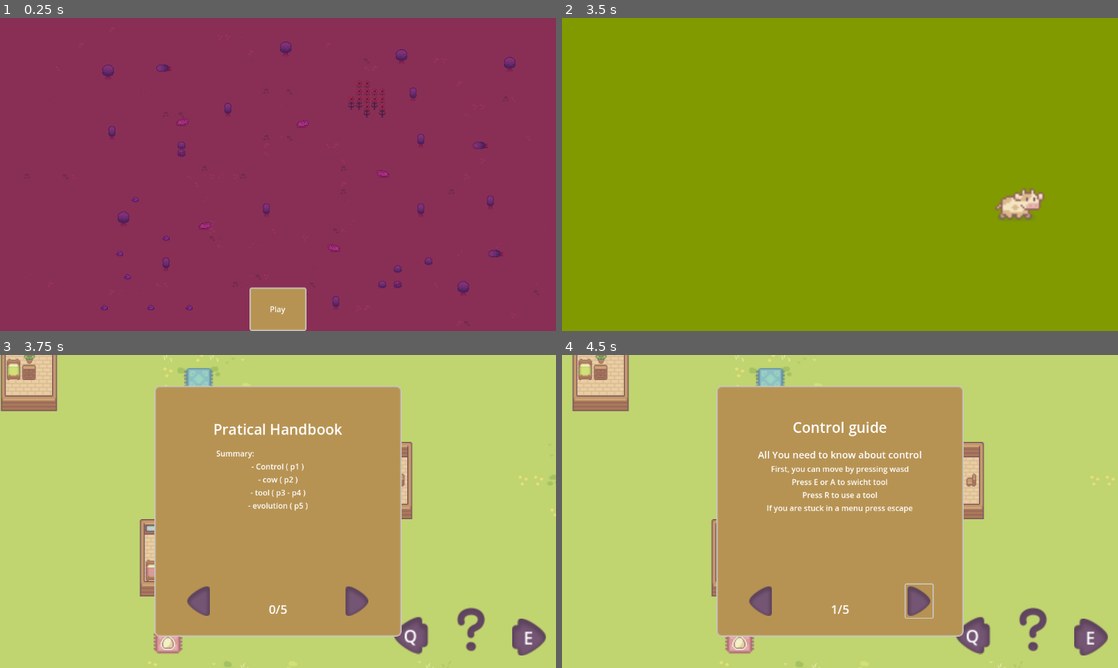
Above: before the commit, frames 1-4 (two rows, left to right).
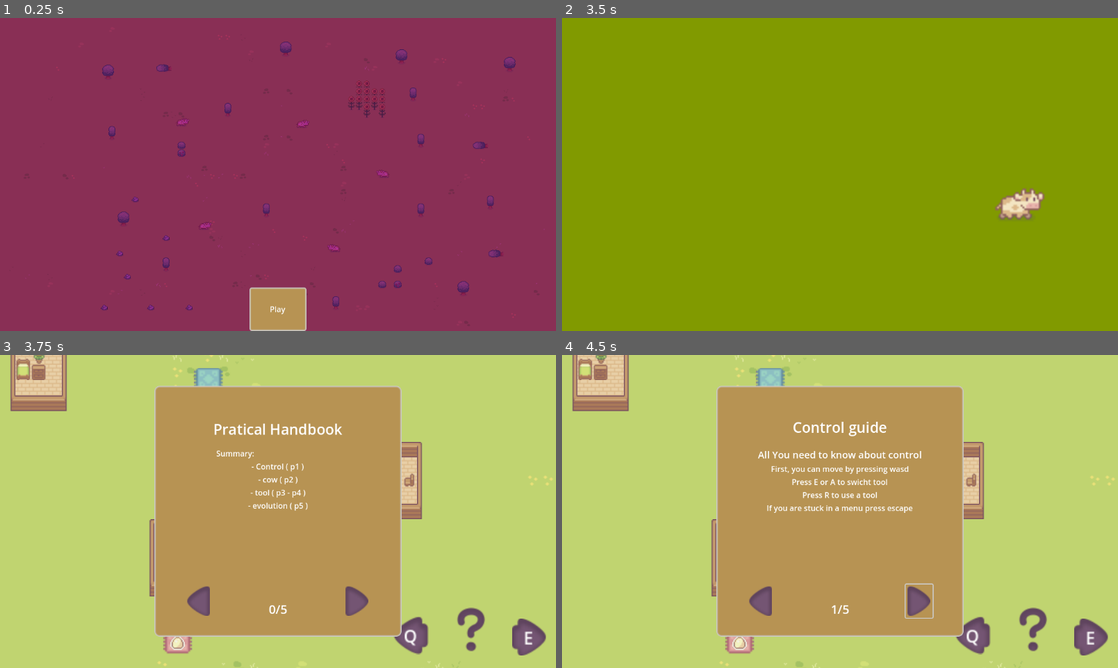
Above: after the commit, the same moments.

Repository: sentinelle28/cowherder
Game: Godot game, scene res://scene/scene_2d/main_menu/main_menu.tscn
The game is run twice, just before and just after one commit, with the same random seed, the same clock (stepped at 60 frames per second) and the same inputs.
Inputs (mouse positions are in pixels of both pictures, inside the frame that each line leads up to):
- Up to frame 1 (0.25 s): no input
- Up to frame 2 (3.5 s): click "Play" at 0.5 s; click "Play" at 1.25 s; hold Right (ui_right) 2.03-2.78 s; tap E (next_tool) at 2.1 s; hold Down (ui_down) from 2.78 s (still down); tap Q (previous_tool) at 2.85 s
- Up to frame 3 (3.75 s): release Down (ui_down) at 3.53 s; hold Right (ui_right) from 3.53 s (still down); tap R (use_tool) at 3.6 s
- Up to frame 4 (4.5 s): release Right (ui_right) at 4.25 s; click (917, 602) at 4.25 s

Frames 1-2 are identical in both runs. In frame 3, 3.2% of the frame differs, in the area x 0-100%, y 0-100%; in frame 4, nothing differs.
Error after the commit: Invalid call. Nonexistent function 'instanciate' in base 'PackedScene'. (res://autolaud/shop_related/Shop_offer.gd:4)

Commit message:
added content for the game

Diff:
--- a/autolaud/shop_related/Shop_offer.gd
+++ b/autolaud/shop_related/Shop_offer.gd
@@ -1,7 +1,16 @@
 extends Node
 
 
-var list_of_possible_good:Array[Food] = []
+var list_of_possible_good:Array[Food] = [
+load("res://component/shoprelated/librarie/egg.tscn").instanciate(),
+load("res://component/shoprelated/librarie/watering_can.tscn").instanciate(),
+load("res://component/shoprelated/librarie/axe.tscn").instanciate(),
+load("res://component/shoprelated/librarie/hoe.tscn").instanciate(),
+load("res://component/shoprelated/librarie/rock.tscn").instanciate(),
+load("res://component/shoprelated/librarie/log.tscn").instanciate(),
+load("res://component/shoprelated/librarie/grass.tscn").instanciate()
+
+]
 
 func get_new_good()->Food:
 	return list_of_possible_good.pick_random()
--- a/component/caracter/player/player.gd
+++ b/component/caracter/player/player.gd
@@ -21,7 +21,7 @@
 
 
 func _move()->void:
-	var direction:Vector2 = Input.get_vector("ui_left","ui_right","ui_up","ui_down")
+	var direction:Vector2 = Input.get_vector("move_left","move_right","move_up","move_down")
 	velocity = direction*speed
 	_change_sprite(direction)
 
--- a/component/label_prefab/label_prefab.tscn
+++ b/component/label_prefab/label_prefab.tscn
@@ -1,6 +1,21 @@
 [gd_scene load_steps=5 format=3 uid="uid://bo6clyswd8vhl"]
 
 [ext_resource type="Script" path="res://component/label_prefab/label_prefab.gd" id="1_kgwcp"]
+
+[sub_resource type="Animation" id="Animation_uqaax"]
+length = 0.001
+tracks/0/type = "value"
+tracks/0/imported = false
+tracks/0/enabled = true
+tracks/0/path = NodePath(".:self_modulate")
+tracks/0/interp = 1
+tracks/0/loop_wrap = true
+tracks/0/keys = {
+"times": PackedFloat32Array(0),
+"transitions": PackedFloat32Array(1),
+"update": 0,
+"values": [Color(1, 1, 1, 1)]
+}
 
 [sub_resource type="Animation" id="Animation_4ydow"]
 resource_name = "vanish"
@@ -16,21 +31,6 @@
 "transitions": PackedFloat32Array(1, 1),
 "update": 0,
 "values": [Color(1, 1, 1, 1), Color(1, 1, 1, 0)]
-}
-
-[sub_resource type="Animation" id="Animation_uqaax"]
-length = 0.001
-tracks/0/type = "value"
-tracks/0/imported = false
-tracks/0/enabled = true
-tracks/0/path = NodePath(".:self_modulate")
-tracks/0/interp = 1
-tracks/0/loop_wrap = true
-tracks/0/keys = {
-"times": PackedFloat32Array(0),
-"transitions": PackedFloat32Array(1),
-"update": 0,
-"values": [Color(1, 1, 1, 1)]
 }
 
 [sub_resource type="AnimationLibrary" id="AnimationLibrary_r2l6p"]
--- a/component/map_related/fence.tscn
+++ b/component/map_related/fence.tscn
@@ -1,43 +1,52 @@
-[gd_scene load_steps=4 format=3 uid="uid://bprnnxjrqdjns"]
+[gd_scene load_steps=5 format=3 uid="uid://bprnnxjrqdjns"]
 
 [ext_resource type="Texture2D" uid="uid://bjq8nhwq7dgr3" path="res://asset/Sprout Lands - Sprites - Basic pack/Sprout Lands - Sprites - Basic pack/Tilesets/Fences.png" id="1_hq2fa"]
+
+[sub_resource type="PhysicsMaterial" id="PhysicsMaterial_b836x"]
 
 [sub_resource type="TileSetAtlasSource" id="TileSetAtlasSource_q4523"]
 texture = ExtResource("1_hq2fa")
 0:0/0 = 0
 0:0/0/terrain_set = 0
 0:0/0/terrain = 0
+0:0/0/physics_layer_0/polygon_0/points = PackedVector2Array(-8, -8, 8, -8, 8, 8, -8, 8)
 0:0/0/terrains_peering_bit/bottom_side = 0
 1:0/0 = 0
 1:0/0/terrain_set = 0
 1:0/0/terrain = 0
+1:0/0/physics_layer_0/polygon_0/points = PackedVector2Array(-8, -8, 8, -8, 8, 8, -8, 8)
 1:0/0/terrains_peering_bit/right_side = 0
 1:0/0/terrains_peering_bit/bottom_side = 0
 2:0/0 = 0
 2:0/0/terrain_set = 0
 2:0/0/terrain = 0
+2:0/0/physics_layer_0/polygon_0/points = PackedVector2Array(-8, -8, 8, -8, 8, 8, -8, 8)
 2:0/0/terrains_peering_bit/right_side = 0
 2:0/0/terrains_peering_bit/bottom_side = 0
 2:0/0/terrains_peering_bit/left_side = 0
 3:0/0 = 0
 3:0/0/terrain_set = 0
 3:0/0/terrain = 0
+3:0/0/physics_layer_0/polygon_0/points = PackedVector2Array(-8, -8, 8, -8, 8, 8, -8, 8)
 3:0/0/terrains_peering_bit/bottom_side = 0
 3:0/0/terrains_peering_bit/left_side = 0
 0:1/0 = 0
 0:1/0/terrain_set = 0
 0:1/0/terrain = 0
+0:1/0/physics_layer_0/polygon_0/points = PackedVector2Array(-8, -8, 8, -8, 8, 8, -8, 8)
 0:1/0/terrains_peering_bit/bottom_side = 0
 0:1/0/terrains_peering_bit/top_side = 0
 1:1/0 = 0
 1:1/0/terrain_set = 0
 1:1/0/terrain = 0
+1:1/0/physics_layer_0/polygon_0/points = PackedVector2Array(-8, -8, 8, -8, 8, 8, -8, 8)
 1:1/0/terrains_peering_bit/right_side = 0
 1:1/0/terrains_peering_bit/bottom_side = 0
 1:1/0/terrains_peering_bit/top_side = 0
 2:1/0 = 0
 2:1/0/terrain_set = 0
 2:1/0/terrain = 0
+2:1/0/physics_layer_0/polygon_0/points = PackedVector2Array(-8, -8, 8, -8, 8, 8, -8, 8)
 2:1/0/terrains_peering_bit/right_side = 0
 2:1/0/terrains_peering_bit/bottom_side = 0
 2:1/0/terrains_peering_bit/left_side = 0
@@ -45,47 +54,59 @@
 3:1/0 = 0
 3:1/0/terrain_set = 0
 3:1/0/terrain = 0
+3:1/0/physics_layer_0/polygon_0/points = PackedVector2Array(-8, -8, 8, -8, 8, 8, -8, 8)
 3:1/0/terrains_peering_bit/bottom_side = 0
 3:1/0/terrains_peering_bit/left_side = 0
 3:1/0/terrains_peering_bit/top_side = 0
 0:2/0 = 0
 0:2/0/terrain_set = 0
 0:2/0/terrain = 0
+0:2/0/physics_layer_0/polygon_0/points = PackedVector2Array(-8, -8, 8, -8, 8, 8, -8, 8)
 0:2/0/terrains_peering_bit/top_side = 0
 1:2/0 = 0
 1:2/0/terrain_set = 0
 1:2/0/terrain = 0
+1:2/0/physics_layer_0/polygon_0/points = PackedVector2Array(-8, -8, 8, -8, 8, 8, -8, 8)
 1:2/0/terrains_peering_bit/right_side = 0
 1:2/0/terrains_peering_bit/top_side = 0
 2:2/0 = 0
 2:2/0/terrain_set = 0
 2:2/0/terrain = 0
+2:2/0/physics_layer_0/polygon_0/points = PackedVector2Array(-8, -8, 8, -8, 8, 8, -8, 8)
 2:2/0/terrains_peering_bit/right_side = 0
 2:2/0/terrains_peering_bit/left_side = 0
 2:2/0/terrains_peering_bit/top_side = 0
 3:2/0 = 0
 3:2/0/terrain_set = 0
 3:2/0/terrain = 0
+3:2/0/physics_layer_0/polygon_0/points = PackedVector2Array(-8, -8, 8, -8, 8, 8, -8, 8)
 3:2/0/terrains_peering_bit/left_side = 0
 3:2/0/terrains_peering_bit/top_side = 0
 0:3/0 = 0
 0:3/0/terrain_set = 0
 0:3/0/terrain = 0
+0:3/0/physics_layer_0/polygon_0/points = PackedVector2Array(-8, -8, 8, -8, 8, 8, -8, 8)
 1:3/0 = 0
 1:3/0/terrain_set = 0
 1:3/0/terrain = 0
+1:3/0/physics_layer_0/polygon_0/points = PackedVector2Array(-8, -8, 8, -8, 8, 8, -8, 8)
 1:3/0/terrains_peering_bit/right_side = 0
 2:3/0 = 0
 2:3/0/terrain_set = 0
 2:3/0/terrain = 0
+2:3/0/physics_layer_0/polygon_0/points = PackedVector2Array(-8, -8, 8, -8, 8, 8, -8, 8)
 2:3/0/terrains_peering_bit/right_side = 0
 2:3/0/terrains_peering_bit/left_side = 0
 3:3/0 = 0
 3:3/0/terrain_set = 0
 3:3/0/terrain = 0
+3:3/0/physics_layer_0/polygon_0/points = PackedVector2Array(-8, -8, 8, -8, 8, 8, -8, 8)
 3:3/0/terrains_peering_bit/left_side = 0
 
 [sub_resource type="TileSet" id="TileSet_persq"]
+physics_layer_0/collision_layer = 2
+physics_layer_0/collision_mask = 2
+physics_layer_0/physics_material = SubResource("PhysicsMaterial_b836x")
 terrain_set_0/mode = 0
 terrain_set_0/terrain_0/name = "Terrain 0"
 terrain_set_0/terrain_0/color = Color(0.5, 0.34375, 0.25, 1)
--- /dev/null
+++ b/component/shoprelated/librarie/axe.tscn
@@ -0,0 +1,13 @@
+[gd_scene load_steps=3 format=3 uid="uid://b06spsh4eb0iw"]
+
+[ext_resource type="PackedScene" uid="uid://c3btijymqmr1r" path="res://component/shoprelated/prefab_for_objet/food_template.tscn" id="1_4i6sn"]
+[ext_resource type="Texture2D" uid="uid://cgj61f3kmwv5y" path="res://asset/Sprout Lands - Sprites - Basic pack/Sprout Lands - Sprites - Basic pack/Objects/Basic_tools_and_meterials.png" id="2_w3rgc"]
+
+[node name="axe" instance=ExtResource("1_4i6sn")]
+texture = ExtResource("2_w3rgc")
+hframes = 3
+vframes = 2
+frame = 1
+food_name = "axe"
+color = Color(0, 0.678431, 0, 1)
+price = 15
--- /dev/null
+++ b/component/shoprelated/librarie/chest.tscn
@@ -0,0 +1,12 @@
+[gd_scene load_steps=3 format=3 uid="uid://6kb688vvljen"]
+
+[ext_resource type="PackedScene" uid="uid://c3btijymqmr1r" path="res://component/shoprelated/prefab_for_objet/food_template.tscn" id="1_xwmce"]
+[ext_resource type="Texture2D" uid="uid://c4qjakffyfil4" path="res://asset/Sprout Lands - Sprites - Basic pack/Sprout Lands - Sprites - Basic pack/Objects/Chest.png" id="2_ol3jl"]
+
+[node name="chest" instance=ExtResource("1_xwmce")]
+texture = ExtResource("2_ol3jl")
+hframes = 5
+vframes = 2
+food_name = "chest"
+color = Color(0.526909, 0.21327, 0, 1)
+price = 20
--- /dev/null
+++ b/component/shoprelated/librarie/chest_stall.tscn
@@ -0,0 +1,13 @@
+[gd_scene load_steps=3 format=3 uid="uid://c8mfetyurgvgt"]
+
+[ext_resource type="PackedScene" uid="uid://bx73ctemcsgl3" path="res://component/shoprelated/stall/buying_stall.tscn" id="1_linv7"]
+[ext_resource type="PackedScene" uid="uid://6kb688vvljen" path="res://component/shoprelated/librarie/chest.tscn" id="2_ojw6b"]
+
+[node name="chest_stall" instance=ExtResource("1_linv7")]
+is_permanent = true
+
+[node name="chest" parent="stock" index="0" instance=ExtResource("2_ojw6b")]
+
+[node name="chest2" parent="stock" index="1" instance=ExtResource("2_ojw6b")]
+
+[node name="chest3" parent="stock" index="2" instance=ExtResource("2_ojw6b")]
--- /dev/null
+++ b/component/shoprelated/librarie/grass.tscn
@@ -0,0 +1,12 @@
+[gd_scene load_steps=3 format=3 uid="uid://cr2kkefponuaj"]
+
+[ext_resource type="PackedScene" uid="uid://c3btijymqmr1r" path="res://component/shoprelated/prefab_for_objet/food_template.tscn" id="1_hdjic"]
+[ext_resource type="Texture2D" uid="uid://bejqpn4vr2f84" path="res://asset/Sprout Lands - Sprites - Basic pack/Sprout Lands - Sprites - Basic pack/Objects/Simple_Milk_and_grass_item.png" id="2_v1elg"]
+
+[node name="grass" instance=ExtResource("1_hdjic")]
+texture = ExtResource("2_v1elg")
+hframes = 4
+frame = 3
+food_name = "grass"
+color = Color(5.53504e-07, 0.299281, 6.257e-07, 1)
+price = 5
--- /dev/null
+++ b/component/shoprelated/librarie/hoe.tscn
@@ -0,0 +1,12 @@
+[gd_scene load_steps=3 format=3 uid="uid://c70pok82ajkyw"]
+
+[ext_resource type="PackedScene" uid="uid://c3btijymqmr1r" path="res://component/shoprelated/prefab_for_objet/food_template.tscn" id="1_atdsi"]
+[ext_resource type="Texture2D" uid="uid://cgj61f3kmwv5y" path="res://asset/Sprout Lands - Sprites - Basic pack/Sprout Lands - Sprites - Basic pack/Objects/Basic_tools_and_meterials.png" id="2_1n8hx"]
+
+[node name="hoe" instance=ExtResource("1_atdsi")]
+texture = ExtResource("2_1n8hx")
+hframes = 3
+vframes = 2
+frame = 2
+food_name = "hoe"
+color = Color(0.568627, 0.517647, 0, 1)
--- /dev/null
+++ b/component/shoprelated/librarie/log.tscn
@@ -0,0 +1,13 @@
+[gd_scene load_steps=3 format=3 uid="uid://gda32enacqpd"]
+
+[ext_resource type="PackedScene" uid="uid://c3btijymqmr1r" path="res://component/shoprelated/prefab_for_objet/food_template.tscn" id="1_0x02p"]
+[ext_resource type="Texture2D" uid="uid://cgj61f3kmwv5y" path="res://asset/Sprout Lands - Sprites - Basic pack/Sprout Lands - Sprites - Basic pack/Objects/Basic_tools_and_meterials.png" id="2_almrr"]
+
+[node name="log" instance=ExtResource("1_0x02p")]
+texture = ExtResource("2_almrr")
+hframes = 3
+vframes = 2
+frame = 4
+food_name = "log"
+color = Color(0.768627, 0.435294, 0, 1)
+price = 5
--- /dev/null
+++ b/component/shoprelated/librarie/rock.tscn
@@ -0,0 +1,13 @@
+[gd_scene load_steps=3 format=3 uid="uid://bqaxnum6fu7ki"]
+
+[ext_resource type="PackedScene" uid="uid://c3btijymqmr1r" path="res://component/shoprelated/prefab_for_objet/food_template.tscn" id="1_evjsu"]
+[ext_resource type="Texture2D" uid="uid://cgj61f3kmwv5y" path="res://asset/Sprout Lands - Sprites - Basic pack/Sprout Lands - Sprites - Basic pack/Objects/Basic_tools_and_meterials.png" id="2_jxkx0"]
+
+[node name="rock" instance=ExtResource("1_evjsu")]
+texture = ExtResource("2_jxkx0")
+hframes = 3
+vframes = 2
+frame = 3
+food_name = "rock"
+color = Color(0.262932, 0.262932, 0.262932, 1)
+price = 5
--- /dev/null
+++ b/component/shoprelated/librarie/temp_stall.tscn
@@ -0,0 +1,5 @@
+[gd_scene load_steps=2 format=3 uid="uid://cdj7yarmkvtcq"]
+
+[ext_resource type="PackedScene" uid="uid://bx73ctemcsgl3" path="res://component/shoprelated/stall/buying_stall.tscn" id="1_8e3jd"]
+
+[node name="temp_stall" instance=ExtResource("1_8e3jd")]
--- /dev/null
+++ b/component/shoprelated/librarie/watering_can.tscn
@@ -0,0 +1,12 @@
+[gd_scene load_steps=3 format=3 uid="uid://csuc45hn3my2d"]
+
+[ext_resource type="PackedScene" uid="uid://c3btijymqmr1r" path="res://component/shoprelated/prefab_for_objet/food_template.tscn" id="1_f3gi0"]
+[ext_resource type="Texture2D" uid="uid://cgj61f3kmwv5y" path="res://asset/Sprout Lands - Sprites - Basic pack/Sprout Lands - Sprites - Basic pack/Objects/Basic_tools_and_meterials.png" id="2_c8wg3"]
+
+[node name="watering_can" instance=ExtResource("1_f3gi0")]
+texture = ExtResource("2_c8wg3")
+hframes = 3
+vframes = 2
+food_name = "watering can"
+color = Color(0, 1, 1, 1)
+price = 15
--- a/component/shoprelated/stall/buying_stall.tscn
+++ b/component/shoprelated/stall/buying_stall.tscn
@@ -5,6 +5,7 @@
 [ext_resource type="AudioStream" uid="uid://b4ntubbru0hsl" path="res://asset/audio/buy.tres" id="3_rt7sj"]
 
 [node name="buying_stall" instance=ExtResource("1_uxq7c")]
+z_index = -1
 script = ExtResource("2_xwoey")
 is_permanent = false
 
--- a/project.godot
+++ b/project.godot
@@ -56,6 +56,26 @@
 "events": [Object(InputEventKey,"resource_local_to_scene":false,"resource_name":"","device":-1,"window_id":0,"alt_press …(192 unchanged characters)…
 ]
 }
+move_up={
+"deadzone": 0.5,
+"events": [Object(InputEventKey,"resource_local_to_scene":false,"resource_name":"","device":-1,"window_id":0,"alt_pressed":false,"shift_pressed":false,"ctrl_pressed":false,"meta_pressed":false,"pressed":false,"keycode":0,"physical_keycode":90,"key_label":0,"unicode":119,"location":0,"echo":false,"script":null)
+]
+}
+move_left={
+"deadzone": 0.5,
+"events": [Object(InputEventKey,"resource_local_to_scene":false,"resource_name":"","device":-1,"window_id":0,"alt_pressed":false,"shift_pressed":false,"ctrl_pressed":false,"meta_pressed":false,"pressed":false,"keycode":0,"physical_keycode":4194319,"key_label":0,"unicode":0,"location":0,"echo":false,"script":null)
+]
+}
+move_down={
+"deadzone": 0.5,
+"events": [Object(InputEventKey,"resource_local_to_scene":false,"resource_name":"","device":-1,"window_id":0,"alt_pressed":false,"shift_pressed":false,"ctrl_pressed":false,"meta_pressed":false,"pressed":false,"keycode":0,"physical_keycode":83,"key_label":0,"unicode":115,"location":0,"echo":false,"script":null)
+]
+}
+move_right={
+"deadzone": 0.5,
+"events": [Object(InputEventKey,"resource_local_to_scene":false,"resource_name":"","device":-1,"window_id":0,"alt_pressed":false,"shift_pressed":false,"ctrl_pressed":false,"meta_pressed":false,"pressed":false,"keycode":0,"physical_keycode":68,"key_label":0,"unicode":100,"location":0,"echo":false,"script":null)
+]
+}
 
 [rendering]
 
